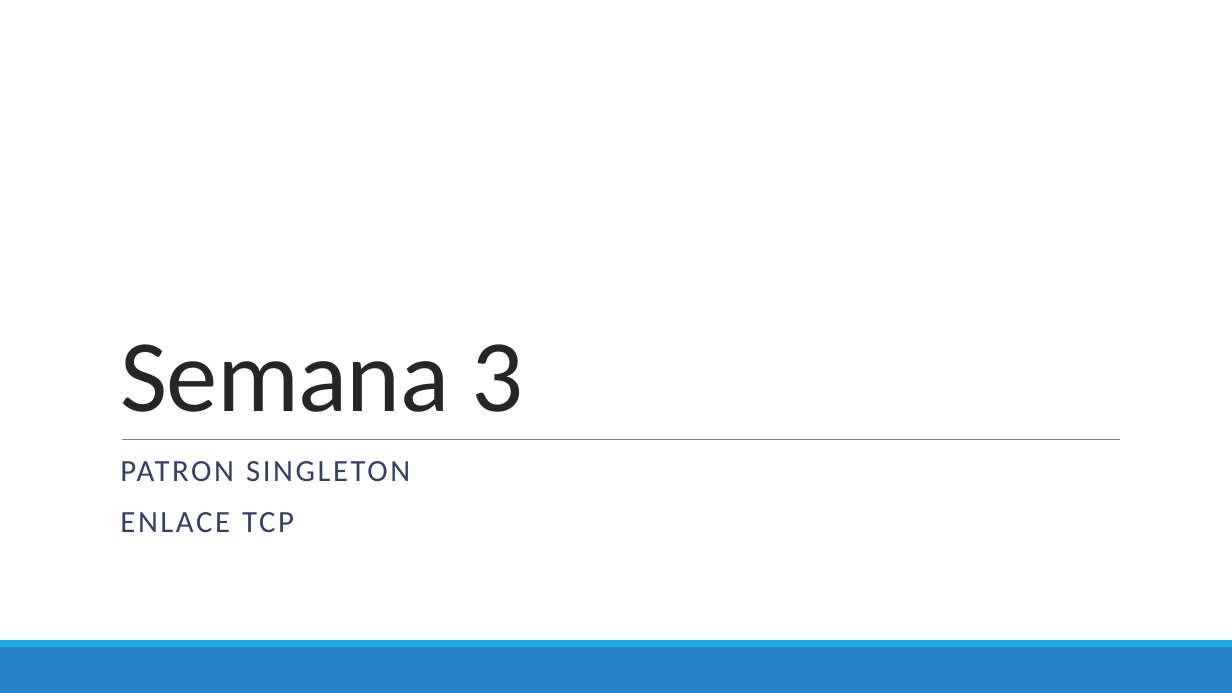
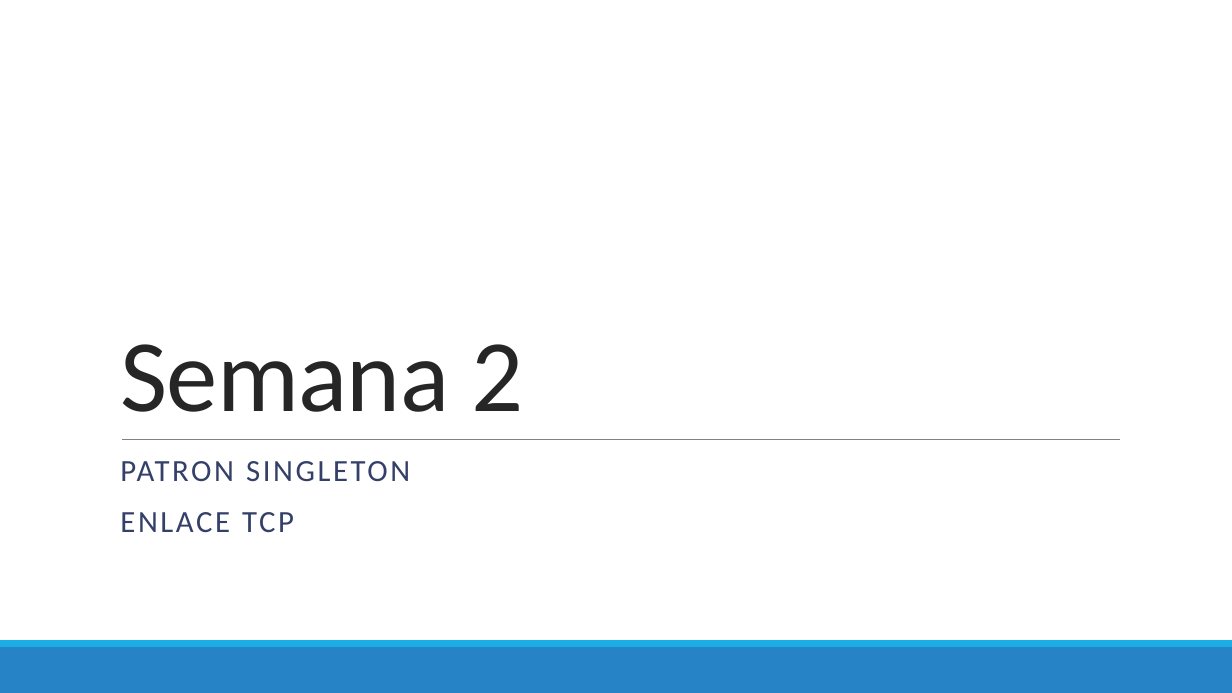
Before and after one commit to Domiciano/ProgramRed192, a slide deck: slide 1 of Clase2/Presentación.pptx. Drawn at 1232x693 pixels with LibreOffice and Linux fonts; fonts in the diff are those of the drawing. Boxes give left, top, right and bottom in pixels: in the first picture for what was removed or moved away, otherwise in the second. Text is boxed around its words. In the diff, an @@ line names an element or a change of style, - is before the commit and + after.

```diff
--- a/Clase2/Presentación.pptx
+++ b/Clase2/Presentación.pptx
@@ title at [120, 344, 523, 412]: text changed @@
-Semana 3
+Semana 2
```
Also in this commit, not shown: 1 other slide changed, 2 slides added, 1 other file.
